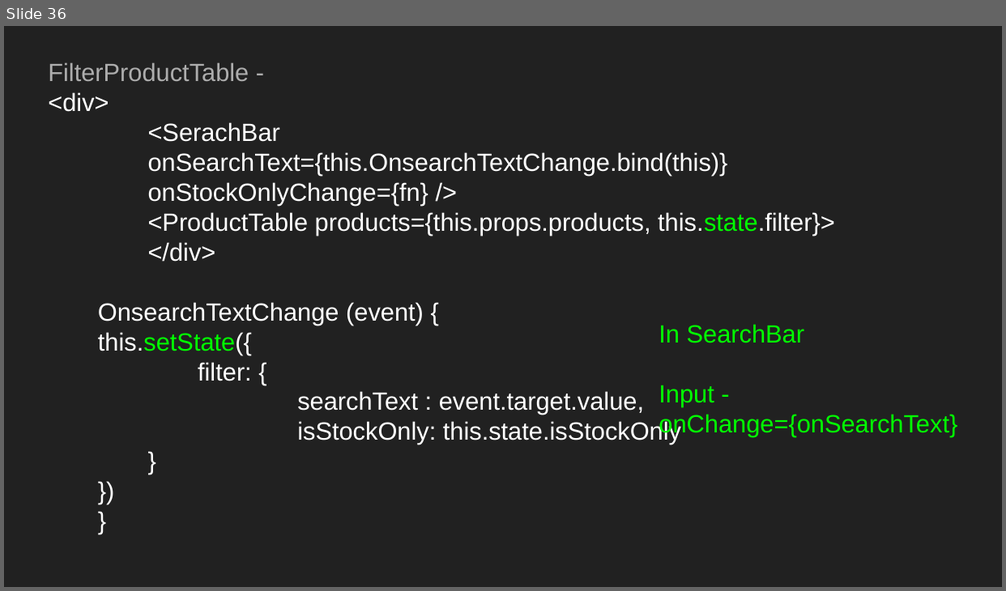
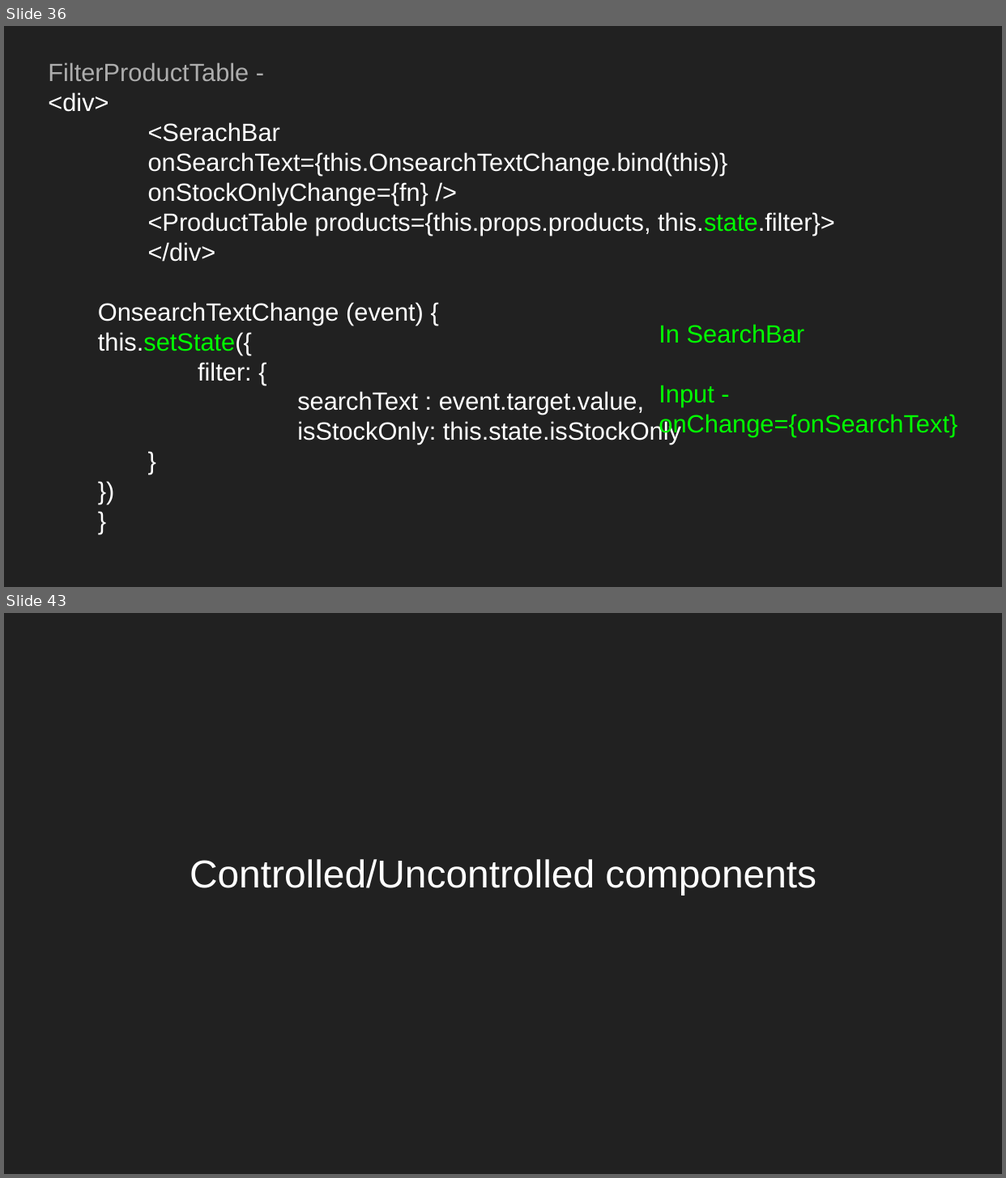
Before and after one commit to Abhay-Joshi-Git/react-redux-sessions-DatafactZ, a slide deck: react-redux.odp. Shown one above the other, each under a label of ours: slide 36 before the commit, slides 36 and 43 after it; the slides between them are not shown. The pictures are 1006x591 and 1006x1178 pixels, drawn with LibreOffice and Linux fonts; fonts in the diff are those of the drawing. Boxes give left, top, right and bottom in pixels: in the first picture for what was removed or moved away, otherwise in the second. Text is boxed around its words. In the diff, an @@ line names an element or a change of style, - is before the commit and + after.

```diff
--- a/react-redux.odp
+++ b/react-redux.odp
@@ slide 43 added at bbox=[4, 613, 1002, 1174], background #212121 @@
@@ title added at bbox=[189, 859, 816, 895], 28 pt, text #FFFFFF @@
+Controlled/Uncontrolled components
```
Also in this commit, not shown: 1 slide changed, 7 other slides added.
